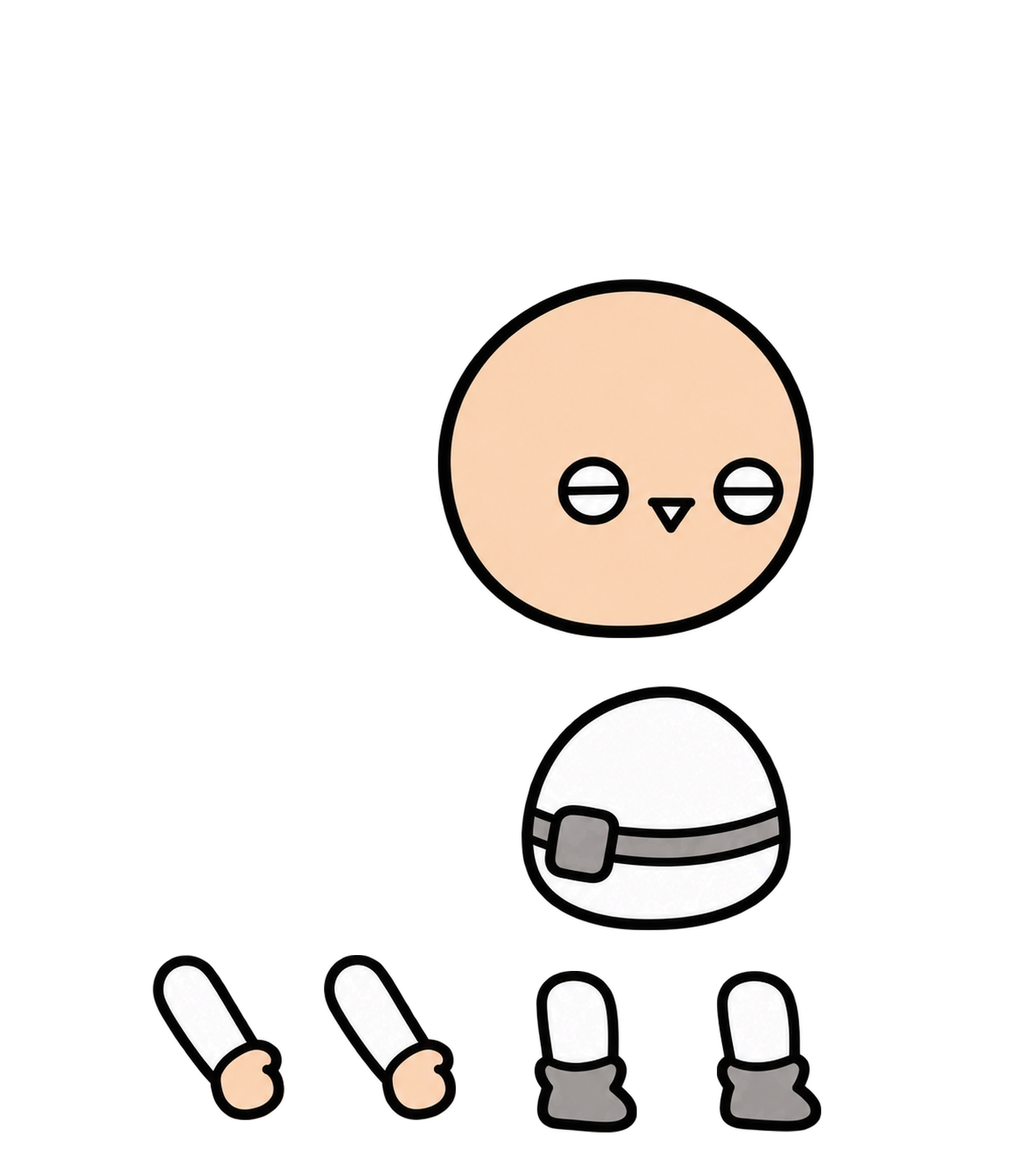
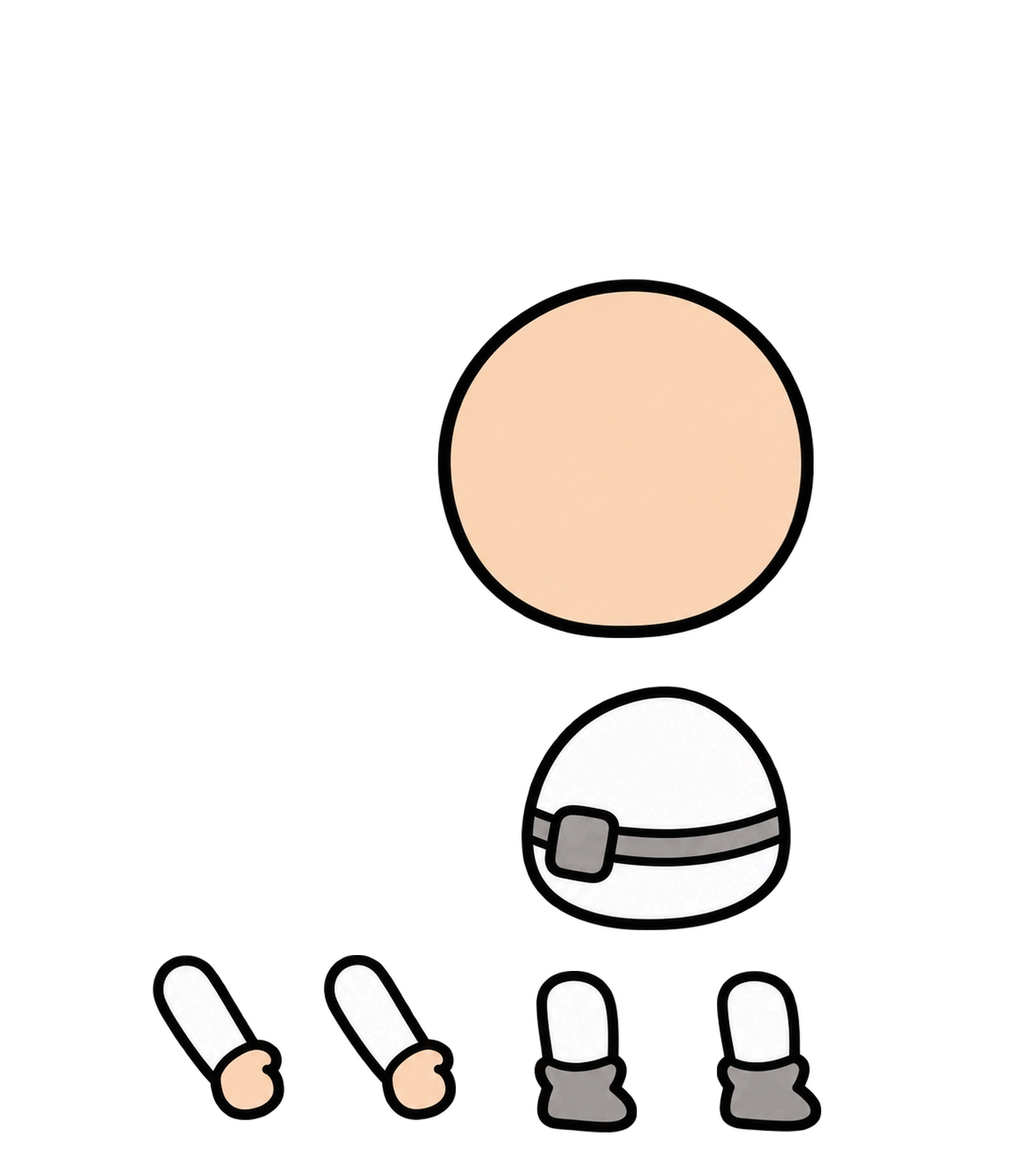
Layer changes from the first w=1036, h=1174 image to the second:
painted on "머리" over [549, 442, 801, 553]
